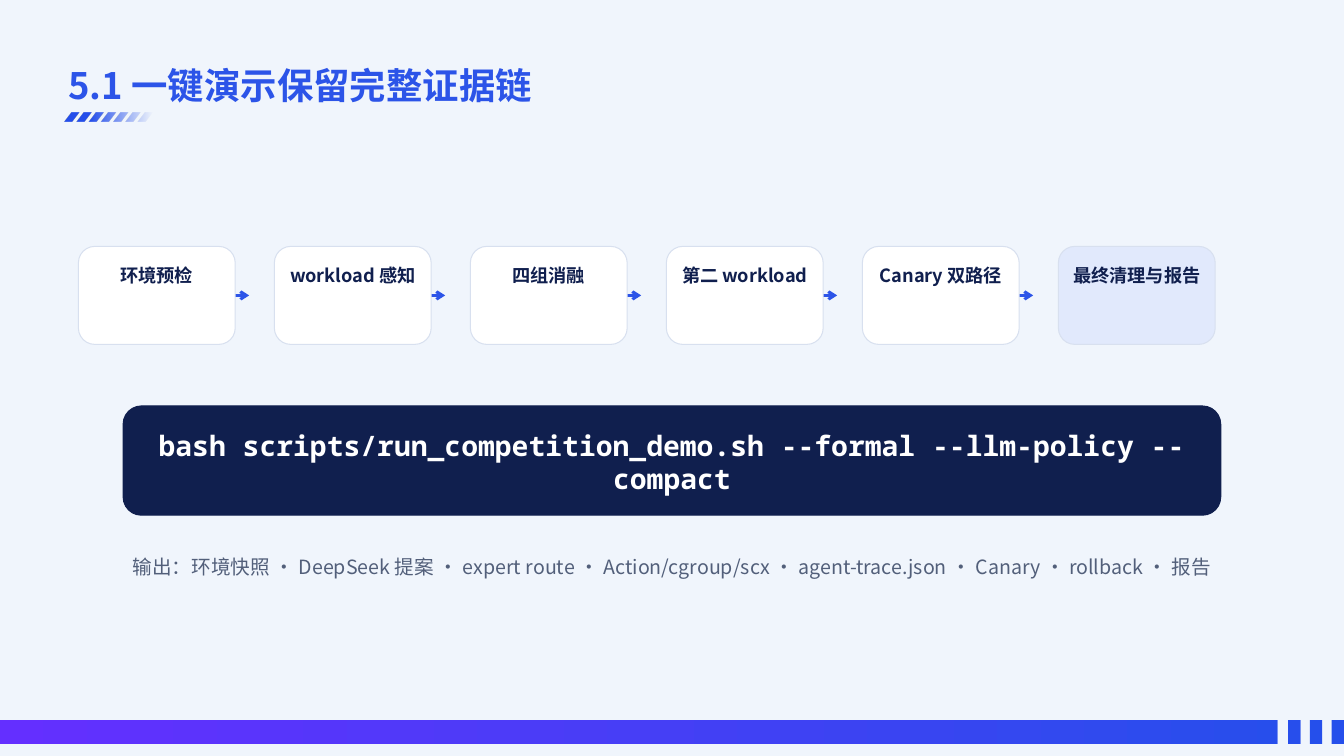
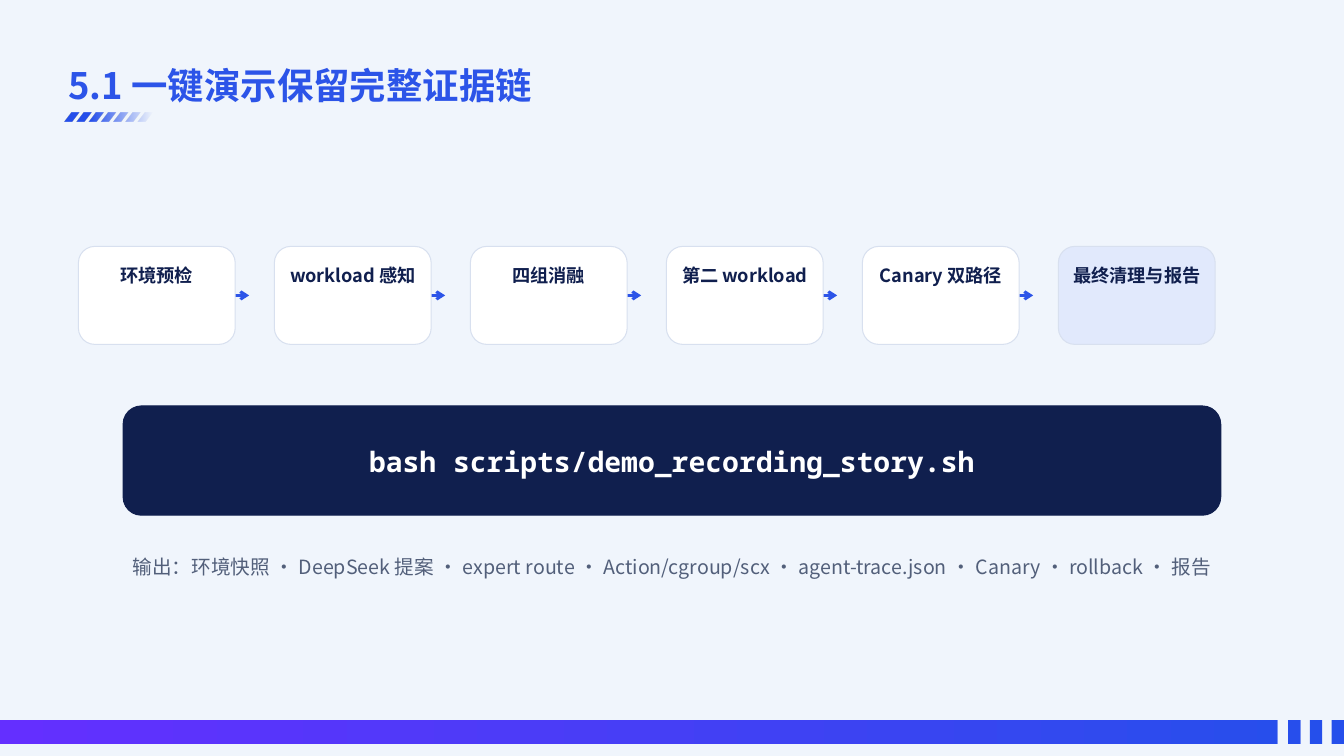
Before and after one commit to SuperGh2233/SchedX-Agent, a slide deck: slide 19 of SchedX-Agent_项目介绍.pptx. Drawn at 1344x756 pixels with LibreOffice and Linux fonts; fonts in the diff are those of the drawing; background and template pictures are left out. Boxes give left, top, right and bottom in pixels: in the first picture for what was removed or moved away, otherwise in the second. Text is boxed around its words. In the diff, an @@ line names an element or a change of style, - is before the commit and + after.

Commit message:
Curate competition repository root

```diff
--- a/SchedX-Agent_项目介绍.pptx
+++ b/SchedX-Agent_项目介绍.pptx
@@ text at (x1=369, y1=450, x2=974, y2=479): text changed @@
-bash scripts/run_competition_demo.sh --formal --llm-policy --compact
+bash scripts/demo_recording_story.sh
```
Also in this commit, not shown: 4 other slides changed, 19 other files.
